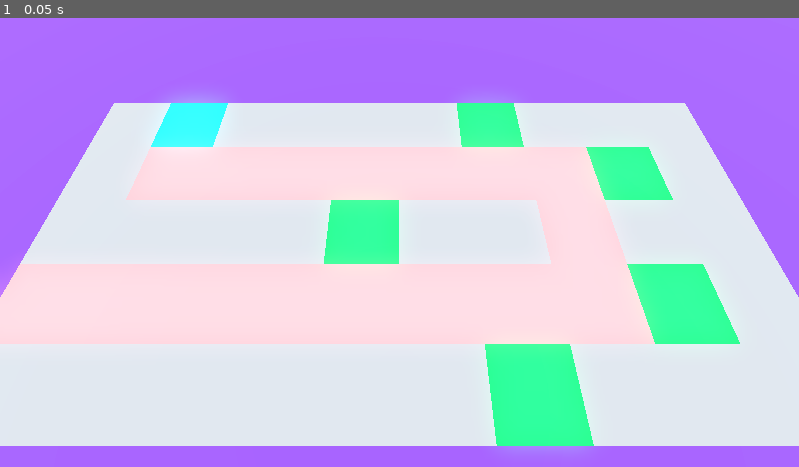
Above: before the commit, frame 1.
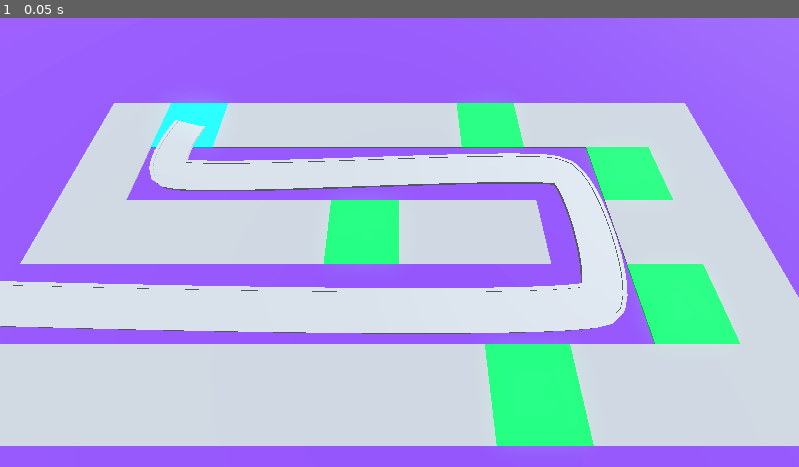
Above: after the commit, the same moment.

Repository: DrDuckson/Barbarian_Blaster
Game: Godot game, scene res://scenes/main.tscn
Same seed, same stepped clock (60 frames per second), same inputs: the game is played once before the commit and once after it.
Inputs:
- Up to frame 1 (0.05 s): no input

The runs differ from the first frame. In frame 1, 25% of the frame differs, in the area x 0-85%, y 17-97%.

Commit message:
Added curved path for enemies

Diff:
--- a/scenes/main.tscn
+++ b/scenes/main.tscn
@@ -19,11 +19,18 @@
 [sub_resource type="StandardMaterial3D" id="StandardMaterial3D_drrb0"]
 albedo_color = Color(0.34902, 0.176471, 0.654902, 1)
 
+[sub_resource type="Curve3D" id="Curve3D_f1l7v"]
+_data = {
+"points": PackedVector3Array(0, 0, 0, 0, 0, 0, -23, 0, 6, -1, 0, 1, 1, 0, -1, 10, 0, 6, 1, 0, 1, -1, 0, -1, 10, 0, -2, 1, 0, 1, -1, 0, -1, -14, 0, -2, 0, 0, 0, 0, 0, 0, -14, 0, -6),
+"tilts": PackedFloat32Array(0, 0, 0, 0, 0)
+}
+point_count = 5
+
 [node name="Main" type="Node3D"]
 script = ExtResource("1_wisi0")
 
 [node name="DirectionalLight3D" type="DirectionalLight3D" parent="."]
-transform = Transform3D(-0.866024, -0.433016, 0.250001, 0, 0.499998, 0.866026, -0.500003, 0.749999, -0.43301, 30, 50.4779, 0)
+transform = Transform3D(-0.709405, -0.0679186, 0.701521, 0.496731, 0.657942, 0.566013, -0.500003, 0.75, -0.43301, 51.7534, 39.2618, 0)
 shadow_enabled = true
 
 [node name="WorldEnvironment" type="WorldEnvironment" parent="."]
@@ -42,5 +49,47 @@
 cell_size = Vector3(4, 4, 4)
 cell_center_y = false
 data = {
-"cells": PackedInt32Array(65535, 2, 0, 0, 2, 0, 0, 65534, 0, …(224 unchanged characters)…  2, 0, 65532, 2, 0, 65531, 2, 0, 65531, 1, 3, 65531, 0, 0, 65532, 65535, 3, 65533, 65535, 3, 65534, 65535, 3, 65535, 65535, 3, 0, 65535, 3, 1, 65535, 3, 2, 65535, 3, 3, 65535, 2, 3, 0, 0, 3, 1, 2, 2, 1, 3, 1, 1, 3, 0, 1, 3, 65535, 1, 3, 65534, 1, 3, 65533, 1, 3, 65532, 1, 3, 65532, 0, 0, 65533, 0, 0, 65534, 0, 0, 65535, 0, 2, 0, 0, 0, 1, 0, 0, 2, 0, 3, 65535, 65534, 0)
+"cells": PackedInt32Array(65535, 2, 0, 0, 2, 0, 0, 65534, 0, …(224 unchanged characters)…  2, 0, 65532, 2, 0, 65531, 2, 0, 65531, 0, 0, 3, 65535, 2, 3, 0, 0, 3, 1, 2, 65532, 0, 0, 65533, 0, 0, 65534, 0, 0, 65535, 0, 2, 0, 0, 0, 1, 0, 0, 65535, 65534, 0)
 }
+
+[node name="Path3D" type="Path3D" parent="."]
+curve = SubResource("Curve3D_f1l7v")
+
+[node name="Road" type="CSGPolygon3D" parent="Path3D"]
+polygon = PackedVector2Array(-1, 0, -1, 0.1, 1, 0.1, 1, 0)
+mode = 2
+path_node = NodePath("..")
+path_interval_type = 0
+path_interval = 0.5
+path_simplify_angle = 0.0
+path_rotation = 2
+path_local = false
+path_continuous_u = true
+path_u_distance = 1.0
+path_joined = false
+
+[node name="LeftEdge" type="CSGPolygon3D" parent="Path3D"]
+polygon = PackedVector2Array(-1.1, 0, -1.1, 0.15, -0.9, 0.15, -0.9, 0)
+mode = 2
+path_node = NodePath("..")
+path_interval_type = 0
+path_interval = 0.5
+path_simplify_angle = 0.0
+path_rotation = 2
+path_local = false
+path_continuous_u = true
+path_u_distance = 1.0
+path_joined = false
+
+[node name="RightEdge" type="CSGPolygon3D" parent="Path3D"]
+polygon = PackedVector2Array(1.1, 0, 1.1, 0.15, 0.9, 0.15, 0.9, 0)
+mode = 2
+path_node = NodePath("..")
+path_interval_type = 0
+path_interval = 0.5
+path_simplify_angle = 0.0
+path_rotation = 2
+path_local = false
+path_continuous_u = true
+path_u_distance = 1.0
+path_joined = false
Not shown: 8 places in MeshLibraries/SpaceLibrary.tres that only renumber resources
Not shown: 1 places in scenes/main.tscn that only renumber resources
